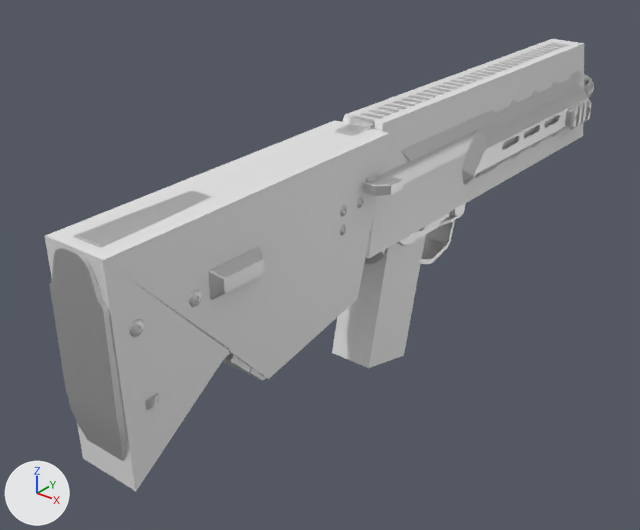
One commit to the Blender file SampleMod_NewWeapon/Assets/Weapons/Rifles/SampleWeapon_01/SampleWeapon_01.blend: the scene before it, then after it.
The view is the same before and after, from a camera (50 mm lens) standing at (0.378, -0.59, 0.311) and looking at (-0.05, -0.055, -0.02). The lights are fixed; the arrows at lower left show +X, +Y and +Z.

Objects in the first picture: 'UTM_Weapon', 'body_01_LOD0', 'body_02_LOD0', 'ch_handle_LOD0'.
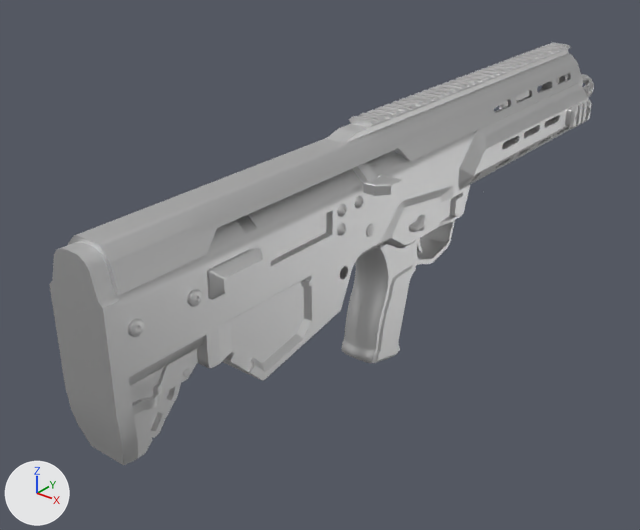
Where the change shows, as pixel boxes (x1, y1, x2, y2) in the pictures (640 x 530 px):
'UTM_Weapon', hidden: before (44, 39, 586, 491)
'body_01_LOD0', unchanged, uncovered by the edit: before (160, 42, 592, 381); after (116, 42, 592, 381)
'body_02_LOD0', unchanged, uncovered by the edit: before (49, 203, 385, 461); after (49, 74, 568, 465)

What the commit changed:
Object 'UTM_Weapon' (ob_utm_weapon) moves from (0.0, 0.2249, 0.0241) to (0.0, 0.1979, 0.0241).
Object 'UTM_Weapon' (ob_utm_weapon) is now hidden.
